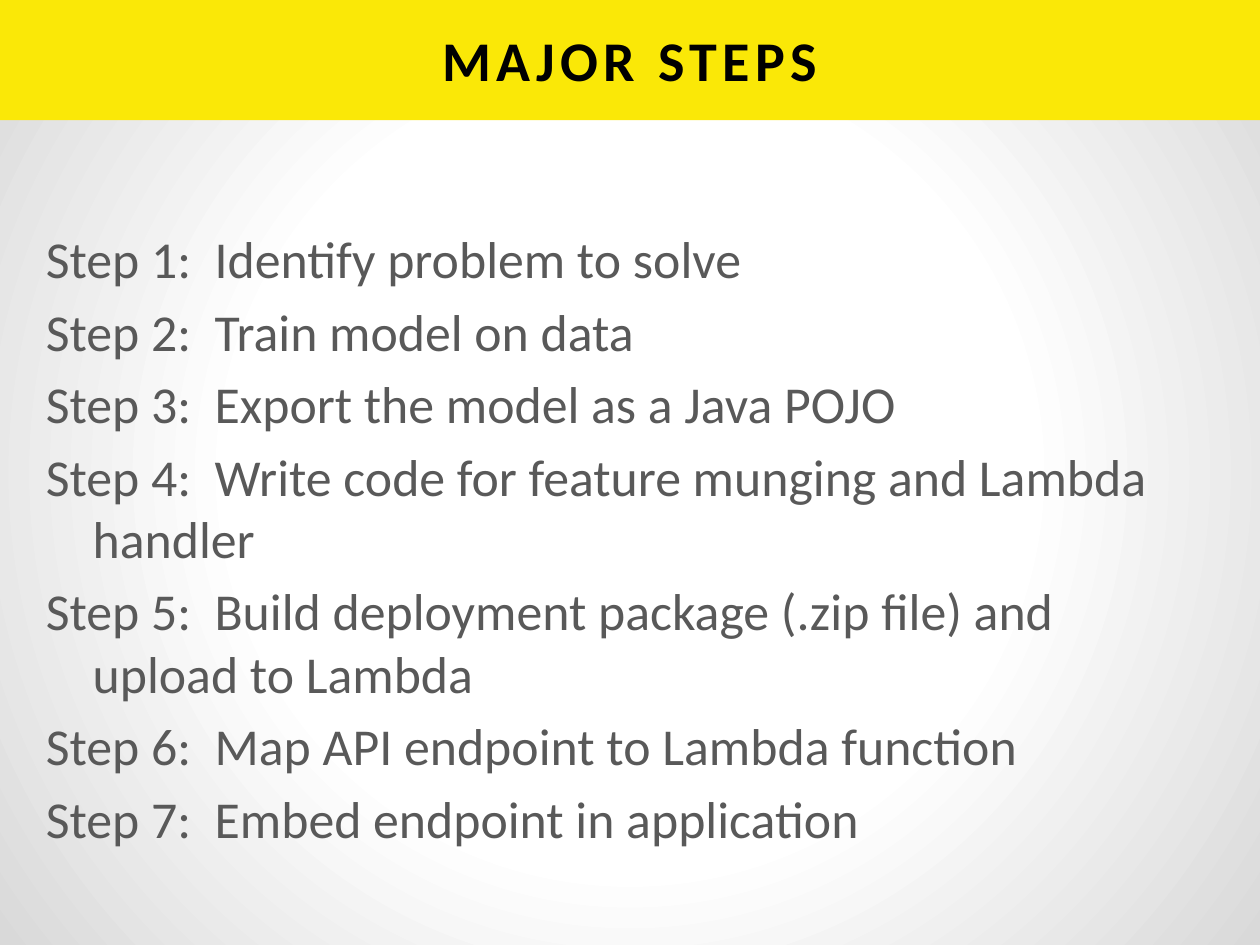
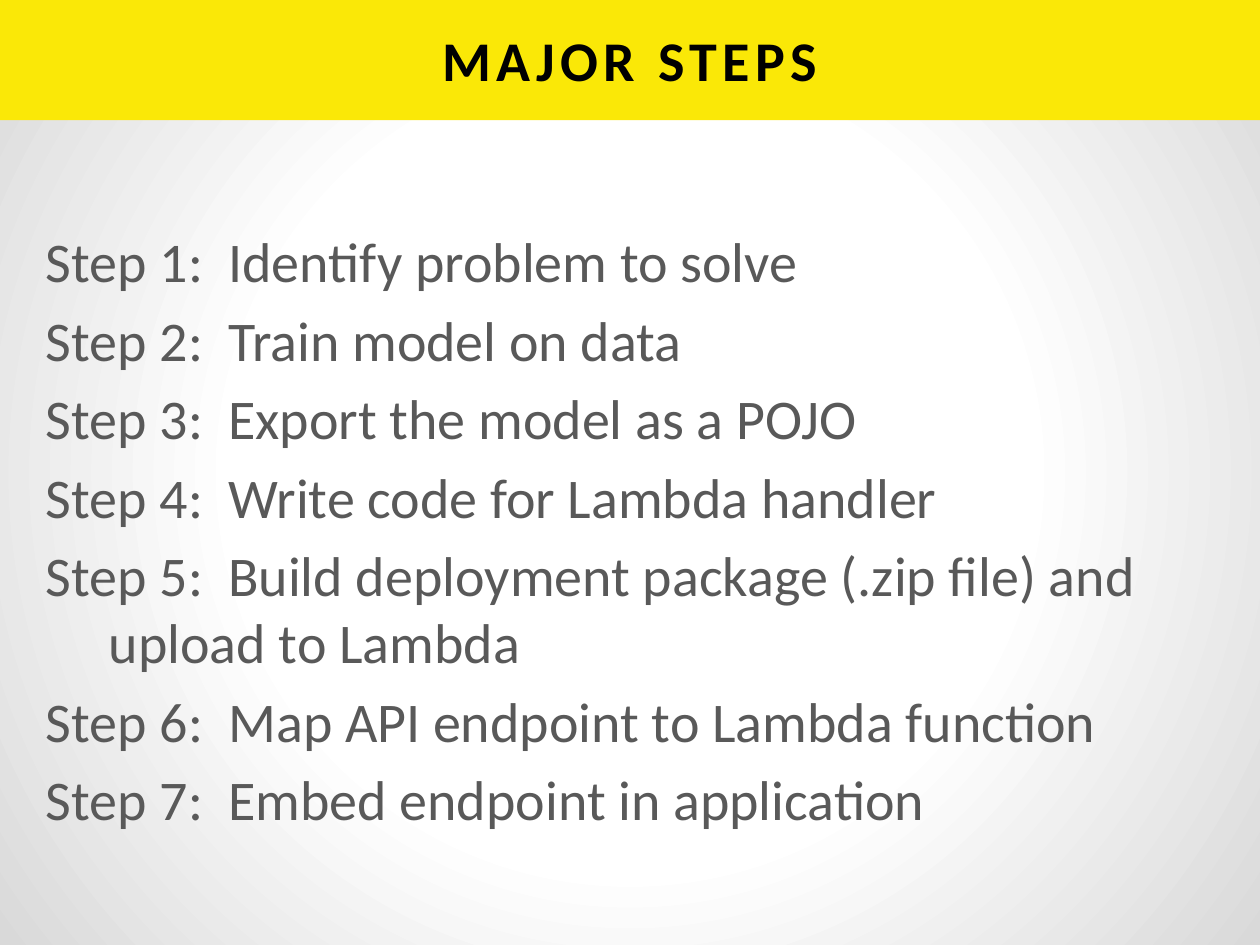
Before and after one commit to h2oai/h2o-tutorials, a slide deck: slide 3 of tutorials/aws-lambda-app/BuildingAnAppWithAWSLambda.pptx. Drawn at 1260x945 pixels with LibreOffice and Linux fonts; fonts in the diff are those of the drawing. Boxes give left, top, right and bottom in pixels: in the first picture for what was removed or moved away, otherwise in the second. Text is boxed around its words. In the diff, an @@ line names an element or a change of style, - is before the commit and + after.

```diff
--- a/tutorials/aws-lambda-app/BuildingAnAppWithAWSLambda.pptx
+++ b/tutorials/aws-lambda-app/BuildingAnAppWithAWSLambda.pptx
@@ text at [46,243,1135,829]: size 29.6 to 32 pt in "Step 1: Identify problem to solve", "Step 2: Train model on data", "Step 5: Build deployment package (.zip file) ...", "Step 6: Map API endpoint to Lambda ..." and 1 more places @@
@@ text at [46,400,936,527]: text changed; size 29.6 to 32 pt @@
-Step 3: Export the model as a Java POJO
-Step 4: Write code for feature munging and Lambda handler
+Step 3: Export the model as a POJO
+Step 4: Write code for Lambda handler
```
Also in this commit, not shown: 3 other slides changed.
